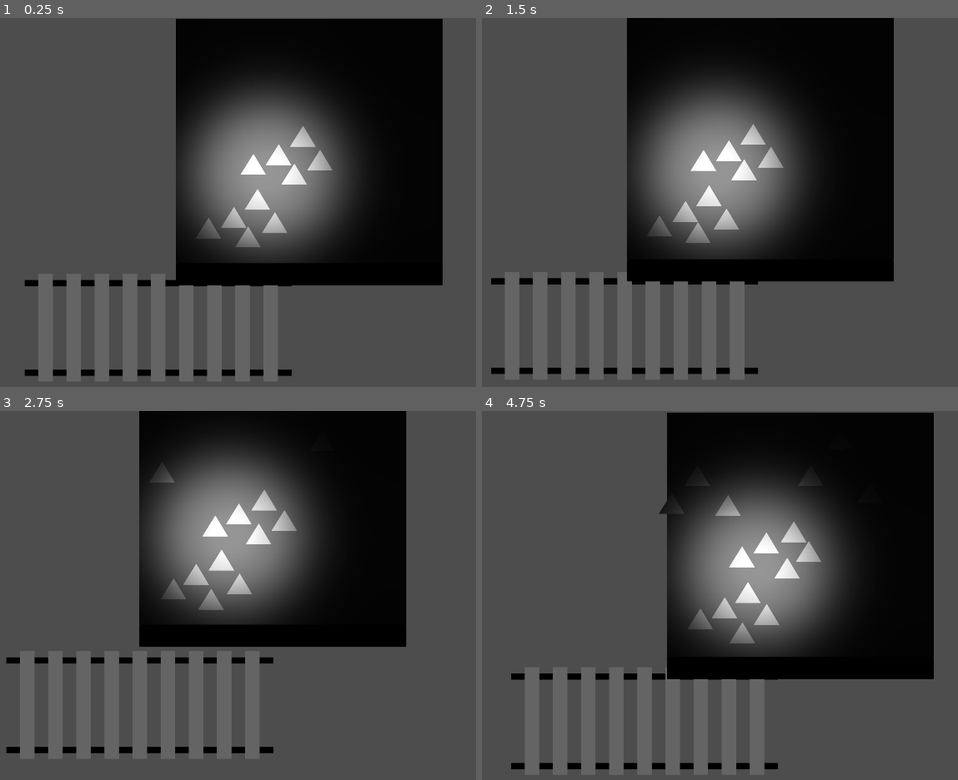
Above: before the commit, frames 1-4 (two rows, left to right).
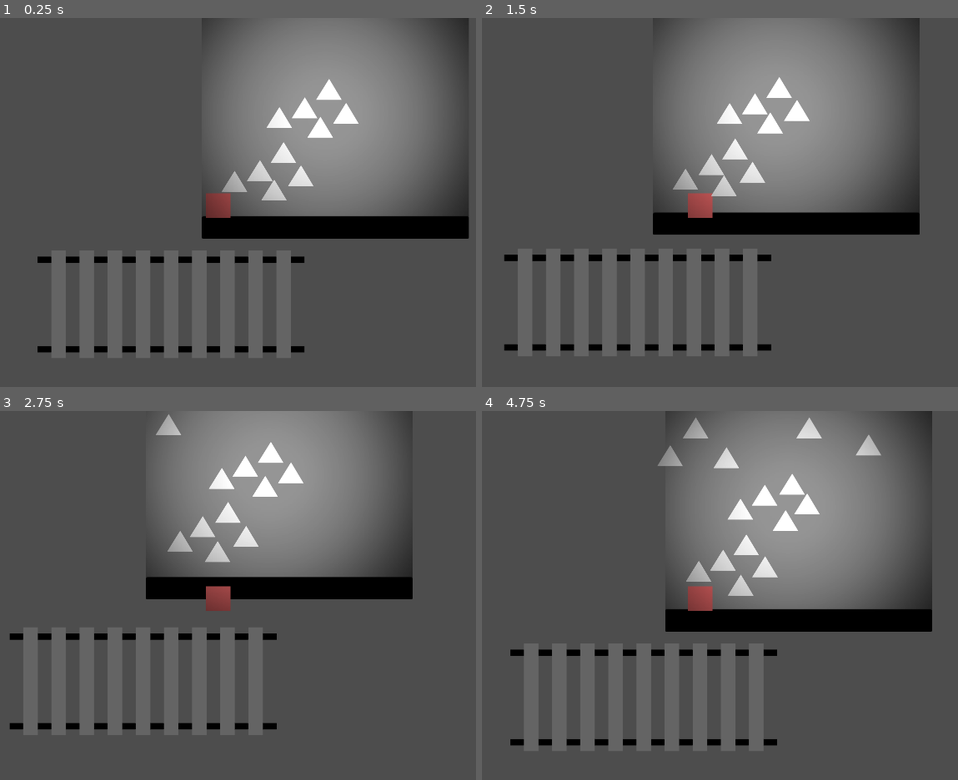
Above: after the commit, the same moments.

Repository: duck-ridge/SubwayPlatform
Game: Godot game, scene res://Scene/scene_temp.tscn
Two runs of this game, one before a commit and one after it. Both use one fixed random seed, a clock stepped at 60 frames per second and the inputs below.
Inputs:
- Up to frame 1 (0.25 s): no input
- Up to frame 2 (1.5 s): hold Right (ui_right) 0.53-1.28 s; hold Down (ui_down) from 1.28 s (still down)
- Up to frame 3 (2.75 s): release Down (ui_down) at 2.03 s; hold Right (ui_right) from 2.03 s (still down)
- Up to frame 4 (4.75 s): release Right (ui_right) at 2.78 s; hold Up (ui_up) 2.78-3.53 s; hold Left (ui_left) from 3.53 s (still down)

The runs differ from the first frame. In frame 1, 37% of the frame differs, in the area x 5-99%, y 0-98%; in frame 2, 37%; in frame 3, 32%; in frame 4, 37%.

Commit message:
fix bug: sprite2D z index

Diff:
--- a/Player/player_level1.gd
+++ b/Player/player_level1.gd
@@ -28,5 +28,5 @@
 		apply_central_force(direction * move_speed)
 
 func push_level1_effect():
-	apply_central_force(Vector2(1, 0) * 120000)
+	apply_central_force(Vector2(0, 1) * 120000)
 	print("push_level1_effect here")
--- a/Scene/scene_temp.gd
+++ b/Scene/scene_temp.gd
@@ -21,8 +21,8 @@
 func play_square_push():
 	var tween = create_tween()
 	tween.tween_property($Area2D/Square, "scale", Vector2(0.55, 0.55), 0.1).from(Vector2(0, 0))
-	tween.tween_property($Area2D/Square, "position", Vector2.ZERO, 0.15).from(Vector2(-75, 0))
-	tween.tween_property($Area2D/Square, "position", Vector2(-75, 0), 0.25).from(Vector2(0, 0))
+	tween.tween_property($Area2D/Square, "position", Vector2.ZERO, 0.15).from(Vector2(0, -75))
+	tween.tween_property($Area2D/Square, "position", Vector2(0, -75), 0.25).from(Vector2(0, 0))
 	tween.tween_property($Area2D/Square, "scale", Vector2.ZERO, 0.25).from(Vector2(0.65, 0.65))
 	pass
 
--- a/Scene/scene_temp.tscn
+++ b/Scene/scene_temp.tscn
@@ -10,17 +10,17 @@
 [ext_resource type="PackedScene" uid="uid://bwrtmwmbh410y" path="res://Char/passenger.tscn" id="8_4cye6"]
 
 [sub_resource type="RectangleShape2D" id="RectangleShape2D_plcb6"]
-
-[sub_resource type="Curve" id="Curve_gn4e8"]
-_data = [Vector2(0, 0), 0.0, 0.0, 0, 0, Vector2(0.0782123, 1), 0.0, 0.0, 0, 0, Vector2(0.120112, 0.836342), 0.0, 0.0, 0, 0, Vector2(0.871508, 0.833254), 0.0, 0.0, 0, 0, Vector2(0.907821, 1), 0.0, 0.0, 0, 0, Vector2(1, 0), 0.0, 0.0, 0, 0]
-point_count = 6
-
-[sub_resource type="RectangleShape2D" id="RectangleShape2D_sf81y"]
-size = Vector2(234, 793.333)
+size = Vector2(20, 62.6667)
 
 [node name="SceneTemp" type="Node2D"]
 scale = Vector2(1.5, 1.5)
 script = ExtResource("1_uwx1d")
+
+[node name="Platform" type="Sprite2D" parent="."]
+z_index = -3
+position = Vector2(256.667, 210.667)
+rotation = 1.5708
+texture = ExtResource("2_km68p")
 
 [node name="ParallaxBackgroundLow" type="ParallaxBackground" parent="."]
 
@@ -54,7 +54,7 @@
 texture = ExtResource("2_phihs")
 
 [node name="PlayerLevel1" parent="." instance=ExtResource("3_d2jha")]
-position = Vector2(82, 313.333)
+position = Vector2(32, 403.333)
 mass = 5.0
 move_speed = 5000.0
 metadata/_edit_group_ = true
@@ -62,47 +62,24 @@
 [node name="Camera2D" type="Camera2D" parent="PlayerLevel1"]
 
 [node name="Area2D" type="Area2D" parent="."]
-position = Vector2(419.333, 211.333)
+position = Vector2(251.333, 388.667)
 metadata/_edit_group_ = true
 
 [node name="CollisionShape2D" type="CollisionShape2D" parent="Area2D"]
 shape = SubResource("RectangleShape2D_plcb6")
 
 [node name="Square" type="Sprite2D" parent="Area2D"]
-position = Vector2(-75, 2.08165e-12)
+position = Vector2(2.08165e-12, -75)
 scale = Vector2(1e-05, 1e-05)
 texture = ExtResource("5_gmvvn")
-
-[node name="CrowdParticles2D" type="CPUParticles2D" parent="."]
-visible = false
-position = Vector2(296.667, 258)
-amount = 120
-lifetime = 1000.0
-preprocess = 600.0
-texture = ExtResource("5_gmvvn")
-emission_shape = 3
-emission_rect_extents = Vector2(100, 400)
-spread = 180.0
-gravity = Vector2(2.08165e-12, 2.08165e-12)
-initial_velocity_min = 4.0
-initial_velocity_max = 6.0
-damping_min = 10.0
-damping_max = 10.0
-scale_amount_curve = SubResource("Curve_gn4e8")
-
-[node name="CrowdWall" type="StaticBody2D" parent="CrowdParticles2D"]
-position = Vector2(-296.667, -258)
-
-[node name="CollisionShape2D" type="CollisionShape2D" parent="CrowdParticles2D/CrowdWall"]
-position = Vector2(292.333, 256.667)
-shape = SubResource("RectangleShape2D_sf81y")
 
 [node name="LightSys" type="Node" parent="."]
 
 [node name="PointLight2D" type="PointLight2D" parent="LightSys"]
-position = Vector2(261, 379)
-scale = Vector2(2, 2)
+position = Vector2(352, 344)
+scale = Vector2(4, 4)
 texture = ExtResource("7_c28w8")
+metadata/_edit_lock_ = true
 
 [node name="CanvasModulate" type="CanvasModulate" parent="."]
 color = Color(0.0196078, 0.0196078, 0.0196078, 1)
@@ -155,10 +132,5 @@
 wait_time = 1.5
 autostart = true
 
-[node name="Platform" type="Sprite2D" parent="."]
-position = Vector2(256.667, 210.667)
-rotation = 1.5708
-texture = ExtResource("2_km68p")
-
 [connection signal="body_entered" from="Area2D" to="." method="_on_area_2d_body_entered"]
 [connection signal="timeout" from="GenerateTimer" to="." method="_on_generate_timer_timeout"]
Not shown: 1 places in Scene/scene_temp.tscn that only renumber resources
